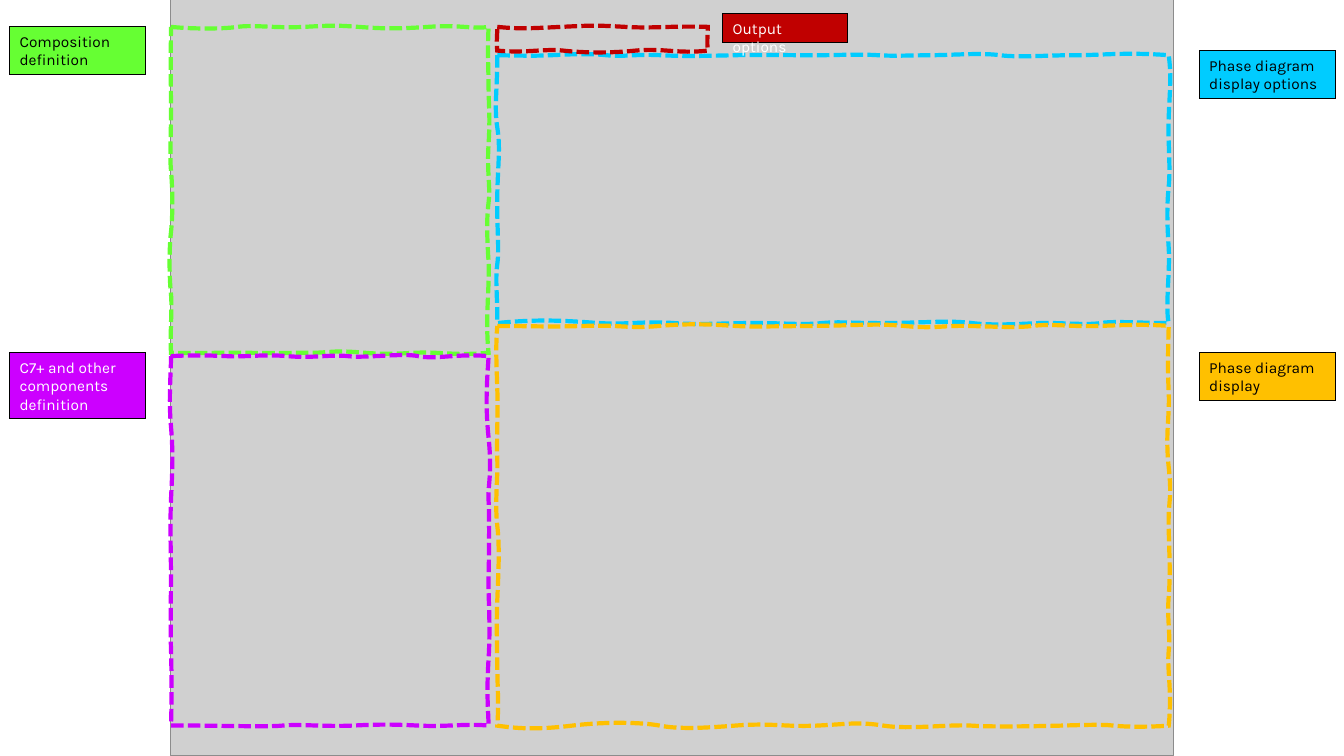
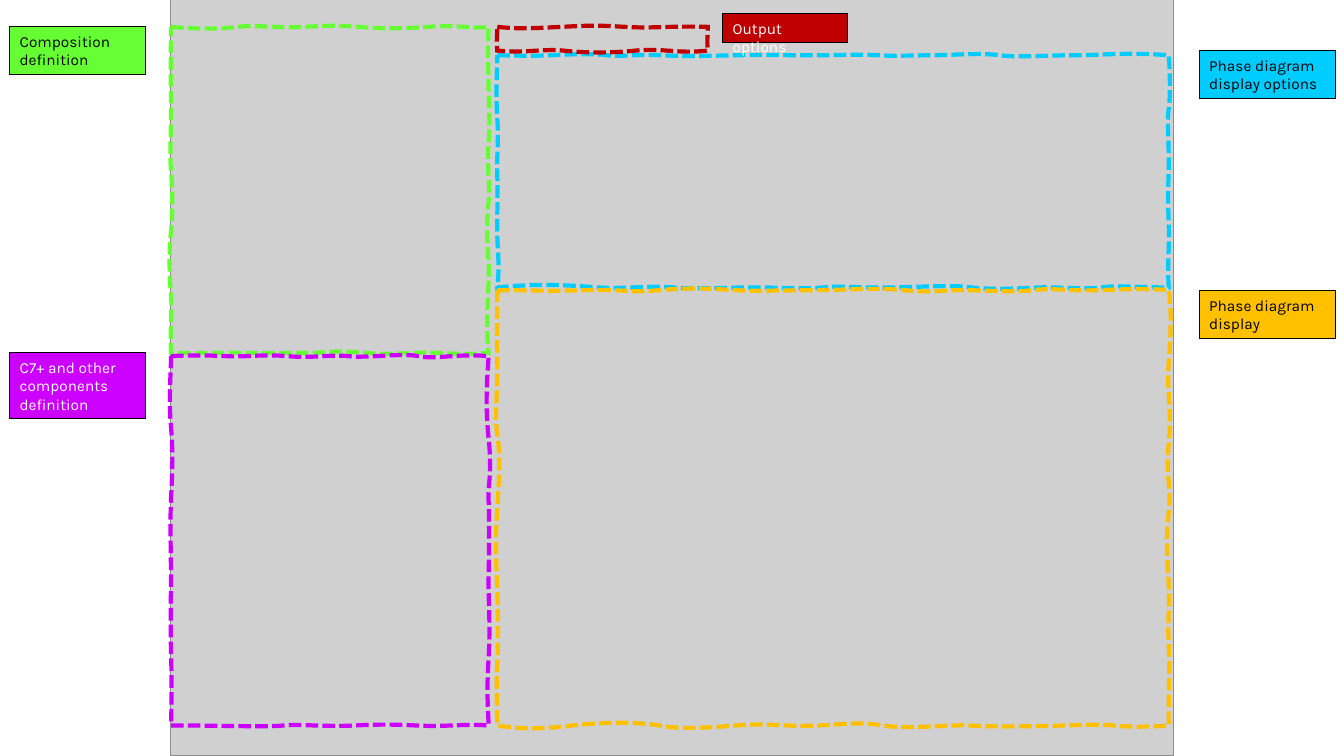
Before and after one commit to pkirkham/pkirkham.github.io, a slide deck: slide 1 of images/Pyrus/pvt-fluid-properties-tool/pvt-fluid-properties-tool-figures.pptx. Drawn at 1344x756 pixels with LibreOffice and Linux fonts; fonts in the diff are those of the drawing; grey boxes stand for pictures. Boxes give left, top, right and bottom in pixels: in the first picture for what was removed or moved away, otherwise in the second. Text is boxed around its words. In the diff, an @@ line names an element or a change of style, - is before the commit and + after.

```diff
--- a/images/Pyrus/pvt-fluid-properties-tool/pvt-fluid-properties-tool-figures.pptx
+++ b/images/Pyrus/pvt-fluid-properties-tool/pvt-fluid-properties-tool-figures.pptx
@@ freeform shape: place and size @@
-freeform shape at (497, 55, 1169, 324)
+freeform shape at (497, 55, 1169, 287)
@@ freeform shape: place and size @@
-freeform shape at (497, 326, 1169, 726)
+freeform shape at (497, 290, 1169, 726)
@@ rectangle "Phase diagram display": place and size @@
-rectangle "Phase diagram display" at (1200, 353, 1336, 400)
+rectangle "Phase diagram display" at (1200, 291, 1336, 339)
```
Also in this commit, not shown: 1 other file.
